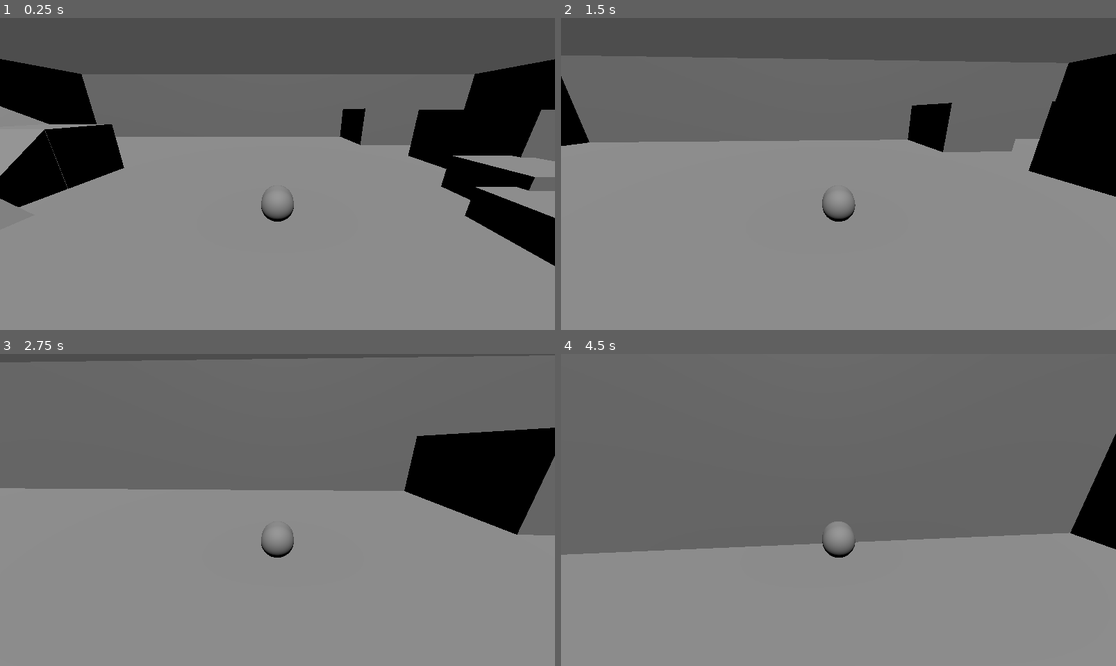
Above: before the commit, frames 1-4 (two rows, left to right).
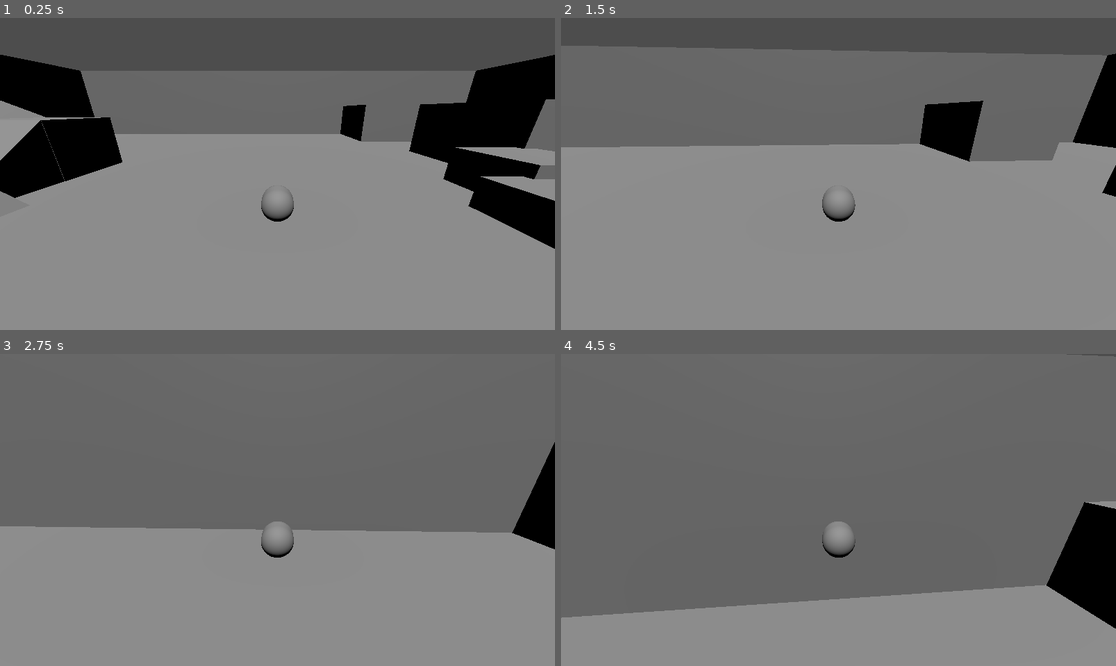
Above: after the commit, the same moments.

Repository: NoneApplicableGames/Project-Cryptid
Game: Godot game, scene res://Scenes/player_playground.tscn
Two runs of this game, one before a commit and one after it. Both use one fixed random seed, a clock stepped at 60 frames per second and the inputs below.
Inputs (mouse positions are in pixels of both pictures, inside the frame that each line leads up to):
- Up to frame 1 (0.25 s): no input
- Up to frame 2 (1.5 s): move the mouse to (866, 174) at 0.52 s; hold Space (jump) 0.53-1.28 s; hold W (move_up) from 0.53 s (still down); move the mouse to (810, 174) at 1.27 s; tap Down (camera_down) at 1.35 s
- Up to frame 3 (2.75 s): keep holding W (move_up); tap Space (jump) at 1.52, 1.55, 1.82 s; move the mouse to (288, 503) at 2.02 s; hold Space (jump) from 2.03 s (still down); tap Left (camera_left) at 2.1 s
- Up to frame 4 (4.5 s): keep holding W (move_up); move the mouse to (832, 516) at 2.77 s; release Space (jump) at 2.78 s; tap Right (camera_right) at 2.85 s; tap Space (jump) at 3.02, 3.05, 3.32, 4.35 s; move the mouse to (877, 513) at 3.52 s; hold Space (jump) 3.53-4.28 s; tap Up (camera_up) at 3.6 s; move the mouse to (794, 506) at 4.27 s

The runs differ from the first frame. In frame 1, 6.2% of the frame differs, in the area x 0-100%, y 11-80%; in frame 2, 9.5%; in frame 3, 19%; in frame 4, 19%, in the area x 0-100%, y 0-88%.

Commit message:
Jumping rework

Diff:
--- a/Scenes/player_playground.tscn
+++ b/Scenes/player_playground.tscn
@@ -5,8 +5,7 @@
 [node name="PlayerPlayground" type="Node3D"]
 
 [node name="PlayerSal" parent="." instance=ExtResource("1_uxrmd")]
-transform = Transform3D(1, 0, 0, 0, 1, 0, 0, 0, 1, 0, 2.11622, 0)
-mass = 17.0
+transform = Transform3D(1, 0, 0, 0, 1, 0, 0, 0, 1, 0, 1.08422, 0)
 
 [node name="Level Geometry" type="CSGCombiner3D" parent="."]
 use_collision = true
--- a/Scenes/player_sal.tscn
+++ b/Scenes/player_sal.tscn
@@ -1,6 +1,6 @@
 [gd_scene load_steps=5 format=3 uid="uid://d0m6ujs7ypi6f"]
 
-[ext_resource type="Script" uid="uid://boavg61kh1yk6" path="res://Scripts/Player_Character_Controller.gd" id="1_yhlvm"]
+[ext_resource type="Script" uid="uid://jtmjx7j25yh2" path="res://Scripts/player_character_controller_take_two.gd" id="1_a5mkg"]
 [ext_resource type="Script" uid="uid://cu0af2cy5yyof" path="res://Scripts/camera_controller.gd" id="2_a5mkg"]
 
 [sub_resource type="CapsuleMesh" id="CapsuleMesh_01e71"]
@@ -10,17 +10,22 @@
 radius = 0.8
 height = 2.04395
 
-[node name="Player_Sal" type="CharacterBody3D"]
-script = ExtResource("1_yhlvm")
-jump_velocity = 200.0
-mass = 2000.0
-terminal_velocity = 2000.0
+[node name="PlayerSal" type="CharacterBody3D"]
+script = ExtResource("1_a5mkg")
+max_speed = 15.0
+jump_force = 300.0
+down_force = 10.0
+gravity = 500.0
+terminal_velocity = 850.0
 
-[node name="MeshInstance3D" type="MeshInstance3D" parent="."]
+[node name="PlayerModel" type="MeshInstance3D" parent="."]
+unique_name_in_owner = true
+physics_interpolation_mode = 2
 transform = Transform3D(1, 0, 0, 0, -4.37114e-08, -1, 0, 1, -4.37114e-08, 0, 0, 0)
 mesh = SubResource("CapsuleMesh_01e71")
 
 [node name="CollisionHull" type="CollisionShape3D" parent="."]
+unique_name_in_owner = true
 transform = Transform3D(1, 0, 0, 0, -4.37114e-08, -1, 0, 1, -4.37114e-08, 0, 0, 0)
 shape = SubResource("CapsuleShape3D_wsdrd")
 
@@ -38,4 +43,5 @@
 fov = 80.0
 
 [node name="ProjectileRaycast" type="RayCast3D" parent="."]
+unique_name_in_owner = true
 transform = Transform3D(-1, -8.74228e-08, -3.82137e-15, 0, -4.37114e-08, 1, -8.74228e-08, 1, 4.37114e-08, 0, 0, -1.03371)
--- a/Scripts/Player_Character_Controller.gd
+++ b/Scripts/Old or Deprecated/Player_Character_Controller.gd
@@ -1,5 +1,4 @@
 extends CharacterBody3D
-class_name PlayerCharacterController
 
 
 ##The script to handle the character's movement.
@@ -14,15 +13,19 @@
 @export var friction : float ## The force applied to the player as they come to a stop.
 
 
-@export_category("Move Movement Properties")
-@export var jump_velocity : float = 10.0 ##The force applied to the player when they initally jump.
-@export var mass := 17.0 ##constant force of gravity applied to falling player
+@export_category("Air Movement Properties")
+@export_range(1.0, 100.0, 0.1) var jump_velocity : float = 10.0 ##The force applied to the player when they initally jump.
+@export_range(0, 1, 0.1) var jump_arc_percentage : float = 0.5 ##The percentage of the jump force that will be applied when the player starts jumping to create a smooth arc
+@export var gravity := 17.0 ##constant force of gravity applied to falling player
 @export var terminal_velocity := 20.0 ##player's max falling speed
-var gravity : float = ProjectSettings.get_setting("physics/3d/default_gravity")
+
+var _jumping : bool = false
+
+func _physics_process(delta: float) -> void:
+	###Player movement physics
 
 
-func _physics_process(delta: float) -> void:
-	##Player movement physics
+	##How the player moves on the ground
 	var move_input_vector : Vector2 = Input.get_vector("move_left", "move_right", "move_up", "move_down")
 
 
@@ -38,19 +41,25 @@
 	else:
 		self.velocity = Vector3.ZERO
 
+	##How the player moves in the air
 
+	#the down_force is a force caculated every cycle to put the player down to simulate gravity
+	#we put it here so we can use it in other statements to apply gravity only as needed.
+	var down_force := (gravity * delta) * Vector3.DOWN
 
 	if Input.is_action_pressed("jump"):
+		# the upwards force is the force that is applied to the player while jumping
 		var upwards_force := (jump_velocity * delta) * Vector3.UP
-		if is_on_floor():
-			# start by adding a fraction of the jump force into the
-			self.velocity.y
+		if is_on_floor() && _jumping == false:
+
+			# start by adding a fraction of the jump force to the current velocity
+			# we're aiming for a smooth arc
+			self.velocity += upwards_force
 
 	# gravity should only be applied if the player is falling. the player shouldnt have to fight
 	# gravity when jumping
 	if !is_on_floor():
-		#check if the jump button is being held before
-		var down_force := (mass * gravity * delta) * Vector3.DOWN
+		#check if the player is currently jumping before applying gravity
 		self.velocity += down_force
 		# clamp fall speed so it doesnt go over terminal velocity
 		# we use maxf since velocity.y never needs a minimum value
--- /dev/null
+++ b/Scripts/player_character_controller_take_two.gd
@@ -0,0 +1,89 @@
+extends CharacterBody3D
+
+class_name PlayerCharacterController
+
+
+##The script to handle the character's movement.
+##It governs everything in relation on player physics and input handling.
+
+
+##Export properties for anything we need to tune the value for.
+##We want to avoid hardcoding as much as possible
+
+@export_category("Ground Movement Properties")
+@export var max_speed : float ## Max speed the player can achive horrizontally.
+@export var acceleration : float ## The force applied to the player as they accelerate along the ground.
+@export var friction : float ## The force applied to the player as they come to a stop.
+
+@export_category("Air Movement Properties")
+@export_range(1.0, 500.0, 0.1) var jump_force : float = 10.0 ## The force applied to the player when they initally jump.
+@export_range(1.0, 100.0, 0.1) var down_force : float = 1.0 ## A downwards force applied to the player's jump as they are rising to create a proper parabolic arc
+@export_range(1.0, 500.0, 0.1) var gravity := 17.0 ##constant force of gravity applied to falling player
+@export_range(1.0, 1000.0, 0.1) var terminal_velocity := 20.0 ##player's max falling speed
+var _intial_jump_force : float ##proxy varible to store jump force as it decreases over the course of the arc. Allows it to be reset later.
+var _jumping : bool = false
+
+func _ready() -> void:
+	_intial_jump_force = jump_force
+
+func _physics_process(delta: float) -> void:
+	###Player movement physics
+
+	##How the player moves on the ground
+	var move_input_vector : Vector2 = Input.get_vector("move_left", "move_right", "move_up", "move_down")
+
+
+	#input_vector is a vector2, we will need to conver to vector3
+
+	var move_direction := Vector3 (move_input_vector.x, 0.0, move_input_vector.y)
+
+	#check if input vector is ZERO to reduce unesscary errors
+	if move_direction != Vector3.ZERO:
+		var horrizontal_velocity := move_direction * max_speed
+		self.velocity = horrizontal_velocity
+
+	else:
+		self.velocity = Vector3.ZERO
+
+
+
+	if Input.is_action_just_pressed("jump") && is_on_floor():
+
+		#to create a smooth parabola we want to decrease the amount of velocity evey physics tick.
+
+		var jump : Vector3= jump_force * self.up_direction * delta
+
+		self.velocity.y += jump_force
+
+		_jumping = true
+
+	##Handles everything to do with falling
+
+	if !is_on_floor():
+
+		if !_jumping && self.velocity.y >= 0:
+
+			self.velocity -= gravity * self.up_direction * delta
+
+
+		if _jumping:
+
+			jump_force -= down_force
+
+			var jump : Vector3= jump_force * self.up_direction * delta
+
+			self.velocity.y += jump_force
+
+		#clamp speed to prevent decent from going over terminal velocity
+		#we use maxf since we dont need a minium value for velocity
+
+		self.velocity.y = maxf(self.velocity.y, -terminal_velocity)
+
+	#reset when on floor
+	if is_on_floor():
+
+		_jumping = false
+		jump_force = _intial_jump_force
+
+
+	move_and_slide()
Renamed: Scripts/Player_Character_Controller.gd.uid -> Scripts/Old or Deprecated/Player_Character_Controller.gd.uid
Not shown, added: Scripts/player_character_controller_take_two.gd.uid
